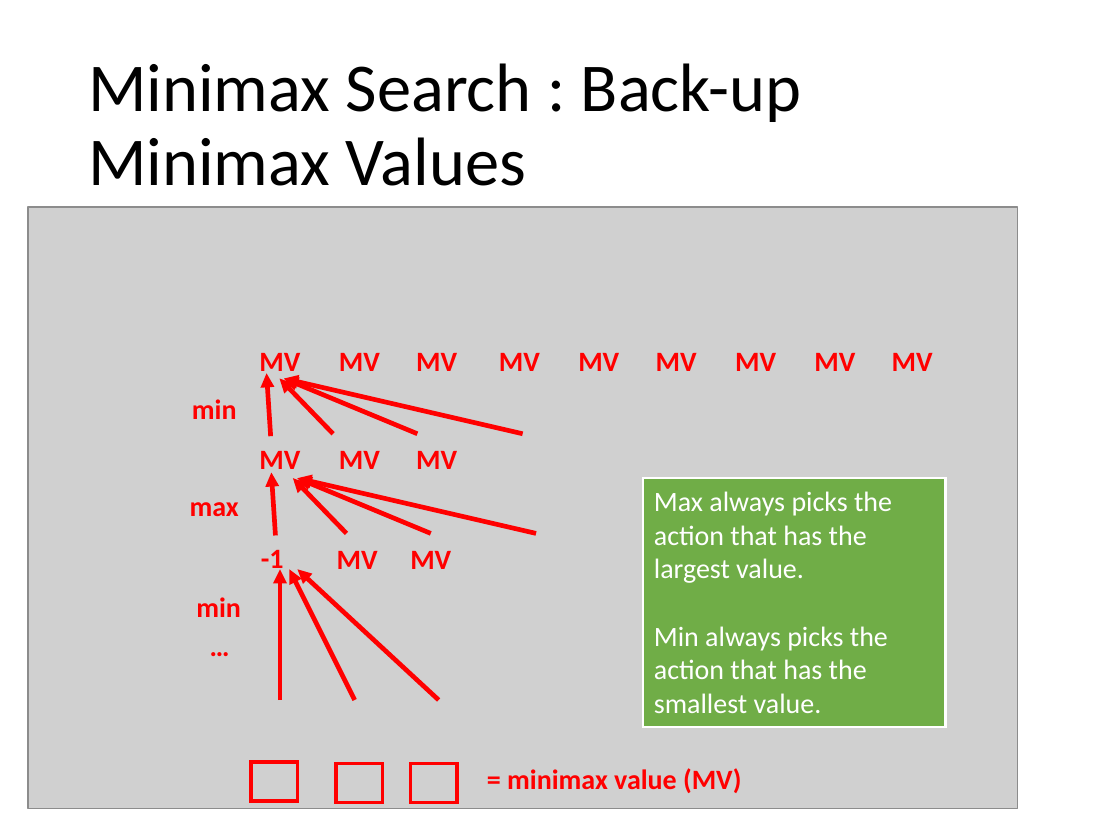
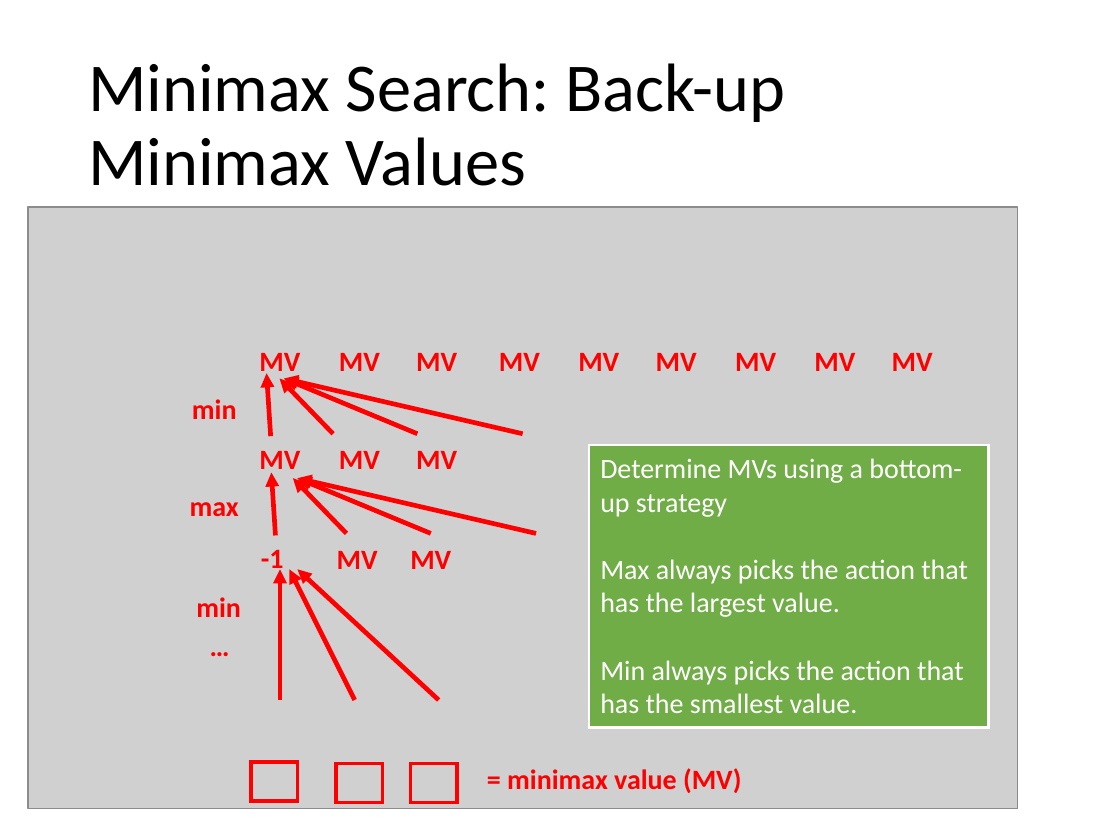
Before and after one commit to mhahsler/CS7320-AI, a slide deck: slide 16 of slides/05_games.pptx. Drawn at 1120x840 pixels with LibreOffice and Linux fonts; fonts in the diff are those of the drawing; grey boxes stand for pictures. Boxes give left, top, right and bottom in pixels: in the first picture for what was removed or moved away, otherwise in the second. Text is boxed around its words. In the diff, an @@ line names an element or a change of style, - is before the commit and + after.

```diff
--- a/slides/05_games.pptx
+++ b/slides/05_games.pptx
@@ title at (x1=88, y1=63, x2=785, y2=186): spaces changed @@
-Minimax Search : Back-up Minimax Values
+Minimax Search: Back-up Minimax Values
@@ rectangle "Determine MVs using a bottom-up ..." resized from (x1=643, y1=478, x2=945, y2=727) to (x1=589, y1=445, x2=988, y2=727) @@
@@ text in rectangle at (x1=600, y1=458, x2=962, y2=517): paragraph added @@
+Determine MVs using a bottom-up strategy
```
Also in this commit, not shown: 8 other slides changed, 1 other file.
